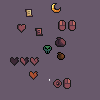
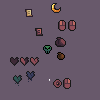
Layer changes from the first (100, 100) image to the second:
removed layer "HeartIcon.png" over [17, 24, 26, 33]
renamed "RedHearts4.png" to "AoeHeart.png", painted on it over [26, 71, 38, 82]
added layer "ShieldHeart.png" in group "Hearts" over [13, 75, 22, 86]
